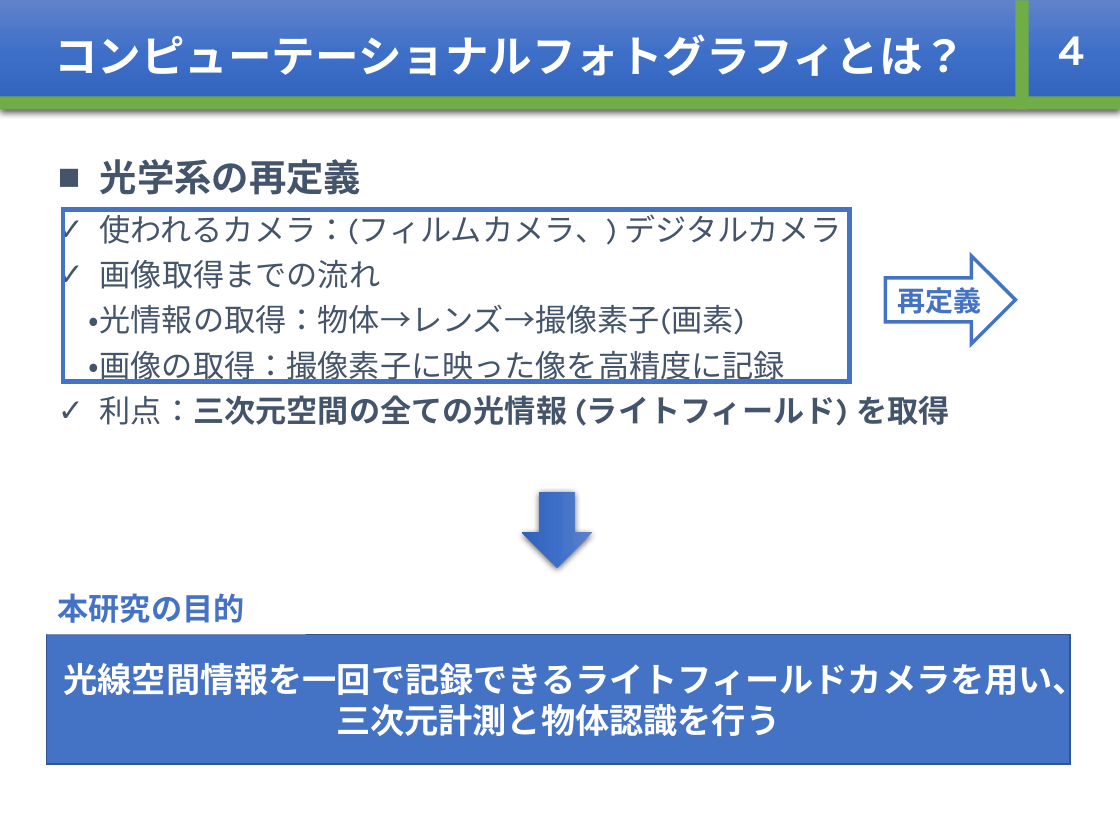
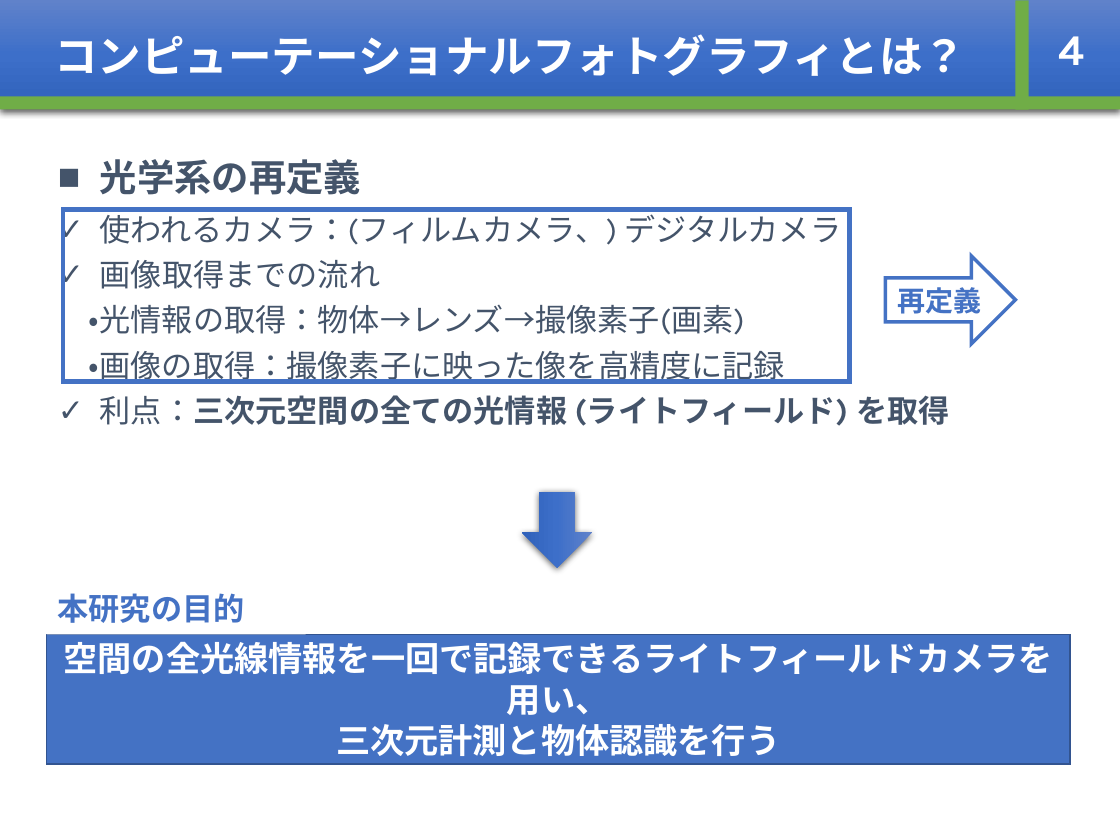
Before and after one commit to whcitizen/citizen_thesis, a slide deck: slide 6 of 03_mid_presentation/mid-presentation_20180219.pptx. Drawn at 1120x840 pixels with LibreOffice and Linux fonts; fonts in the diff are those of the drawing. Boxes give left, top, right and bottom in pixels: in the first picture for what was removed or moved away, otherwise in the second. Text is boxed around its words. In the diff, an @@ line names an element or a change of style, - is before the commit and + after.

```diff
--- a/03_mid_presentation/mid-presentation_20180219.pptx
+++ b/03_mid_presentation/mid-presentation_20180219.pptx
@@ text in rectangle at [64,642,1053,715]: text changed @@
-光線空間情報を一回で記録できるライトフィールドカメラを用い、
+空間の全光線情報を一回で記録できるライトフィールドカメラを用い、
```
Also in this commit, not shown: 8 other slides changed.
